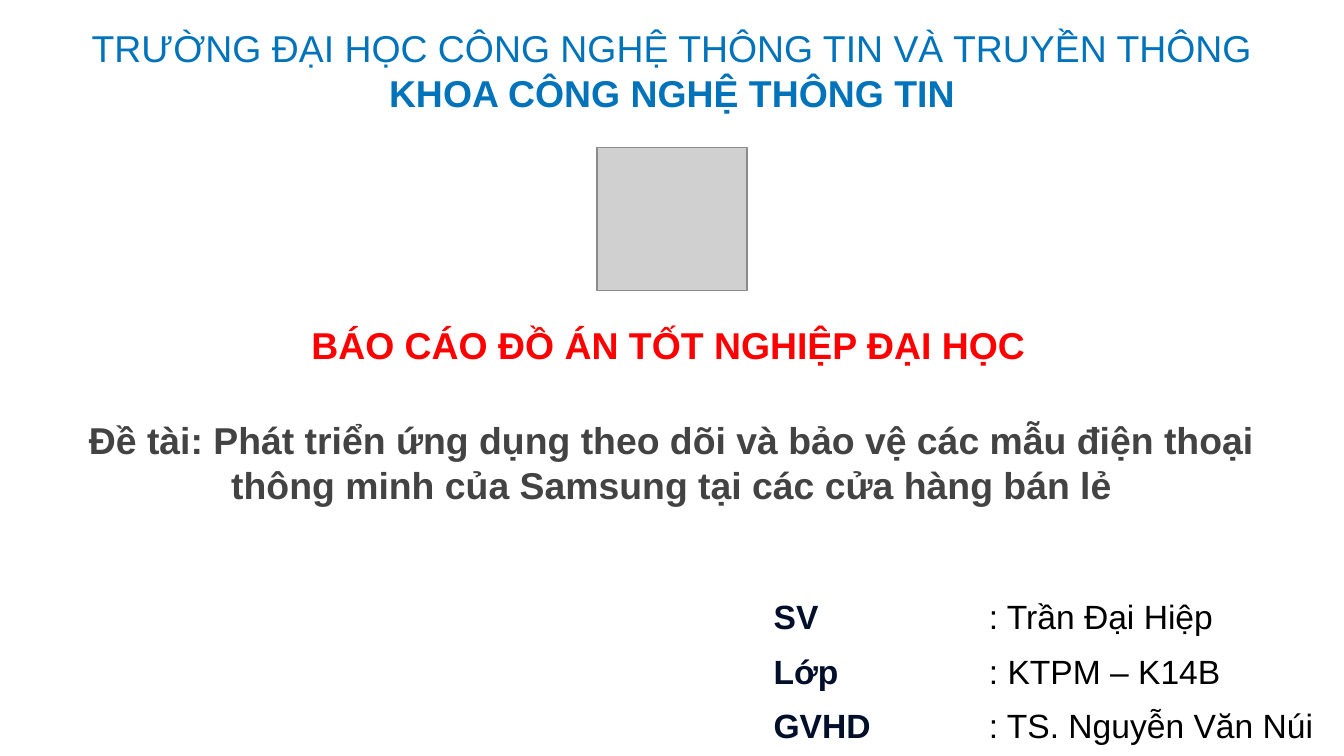
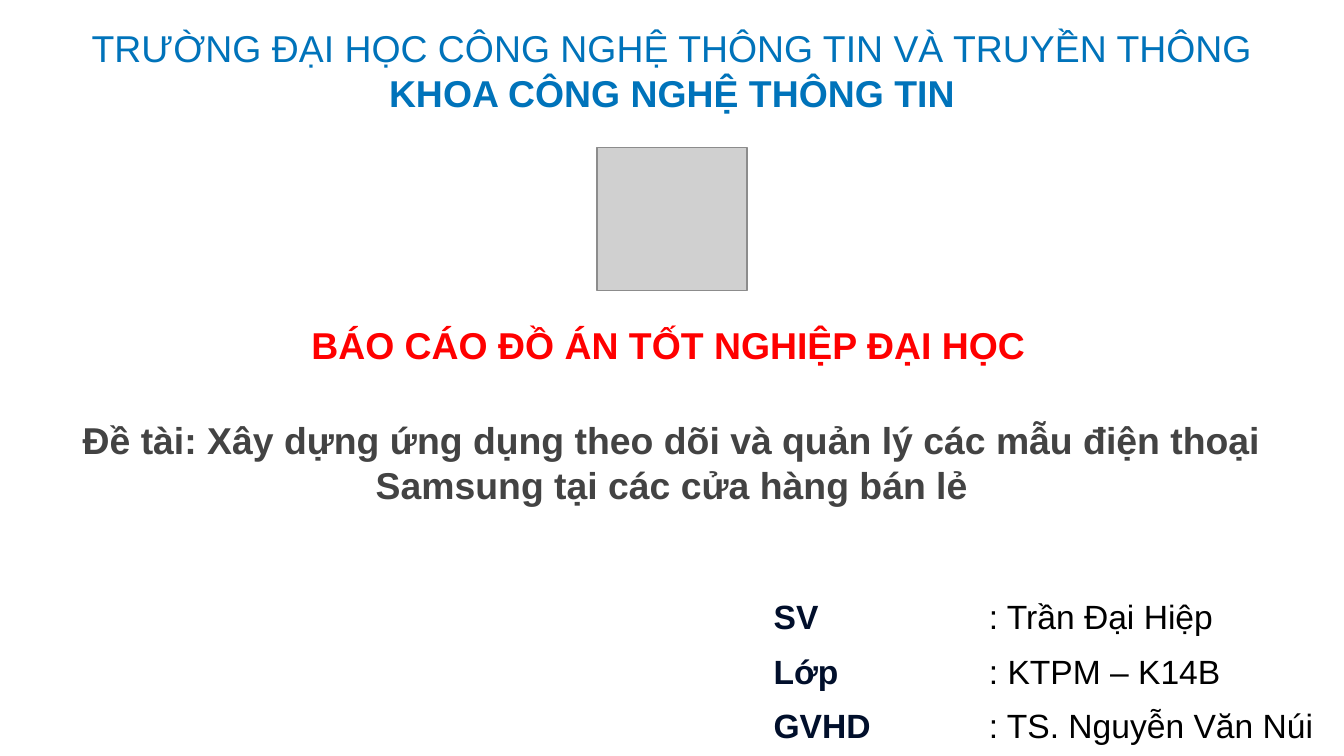
Before and after one commit to daihieptn97/share, a slide deck: slide 1 of PP báo cáo đồ án _ TRần Đại Hiệp.pptx. Drawn at 1344x756 pixels with LibreOffice and Linux fonts; fonts in the diff are those of the drawing; grey boxes stand for pictures. Boxes give left, top, right and bottom in pixels: in the first picture for what was removed or moved away, otherwise in the second. Text is boxed around its words. In the diff, an @@ line names an element or a change of style, - is before the commit and + after.

```diff
--- a/PP báo cáo đồ án _ TRần Đại Hiệp.pptx
+++ b/PP báo cáo đồ án _ TRần Đại Hiệp.pptx
@@ title at (x1=83, y1=424, x2=1259, y2=506): text changed @@
-Đề tài: Phát triển ứng dụng theo dõi và bảo vệ các mẫu điện thoại thông minh của Samsung tại các cửa hàng bán lẻ
+Đề tài: Xây dựng ứng dụng theo dõi và quản lý các mẫu điện thoại Samsung tại các cửa hàng bán lẻ
```
Also in this commit, not shown: 1 other slide changed.
